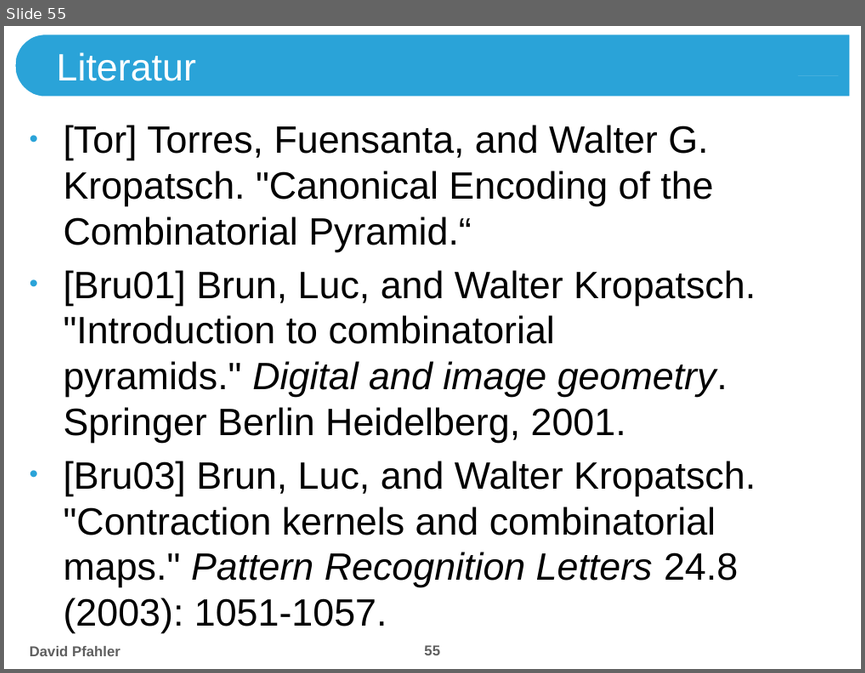
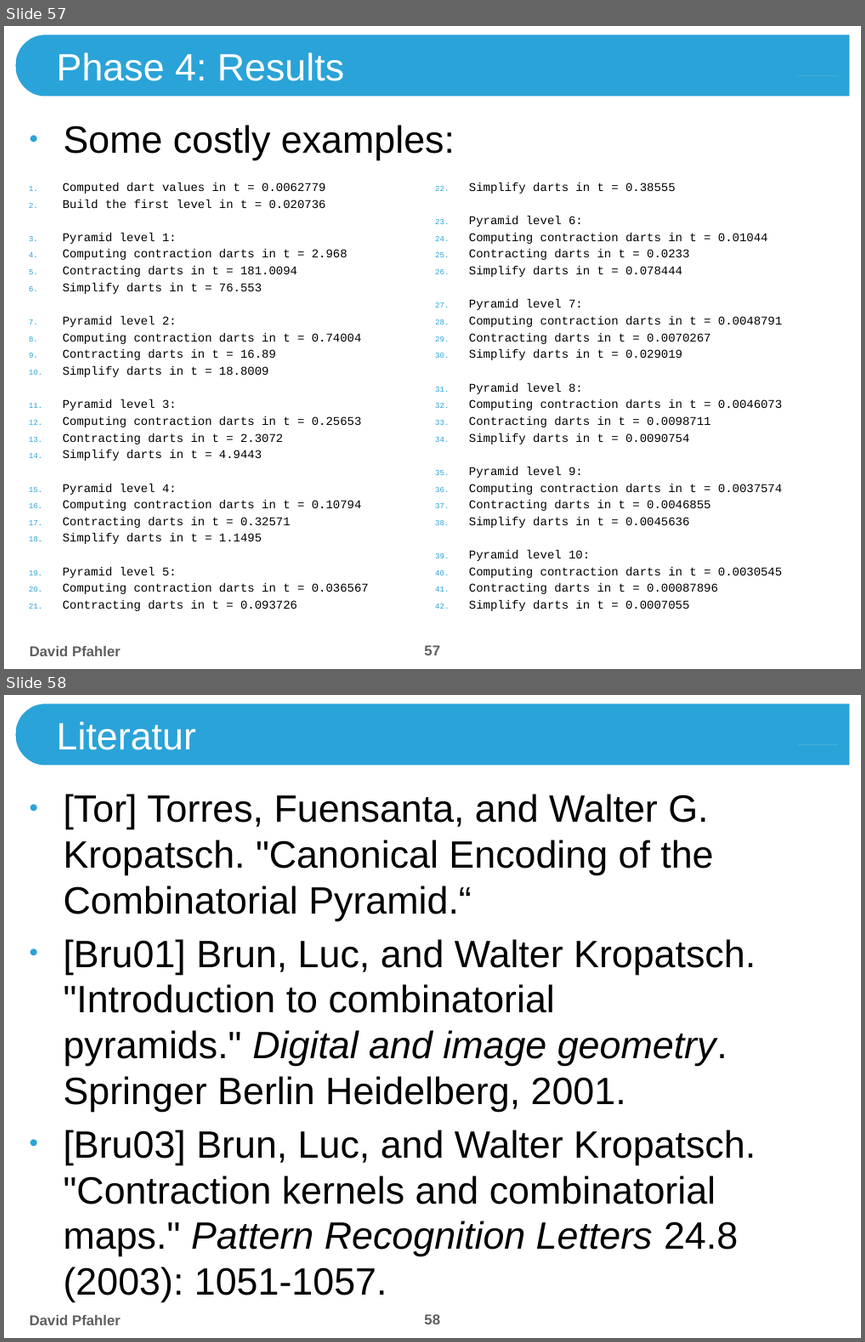
Before and after one commit to theShmoo/CombiPyr-ImSeg, a slide deck: doc/Combinatorial Pyramids.pptx. Shown one above the other, each under a label of ours: slide 55 before the commit, slides 57 and 58 after it. The pictures are 865x673 and 865x1342 pixels, drawn with LibreOffice and Linux fonts; fonts in the diff are those of the drawing; background and template pictures are left out. Boxes give left, top, right and bottom in pixels: in the first picture for what was removed or moved away, otherwise in the second. Text is boxed around its words. In the diff, an @@ line names an element or a change of style, - is before the commit and + after.

```diff
--- a/doc/Combinatorial Pyramids.pptx
+++ b/doc/Combinatorial Pyramids.pptx
@@ slide 57 added at <box>4,26,861,669</box>, background #FFFFFF; not listed: 2 template elements that a slide beside it also shows @@
@@ title added at <box>57,52,344,81</box>, 32 pt, text #FFFFFF @@
+Phase 4: Results
@@ text added at <box>64,125,454,160</box>, 32 pt, text #000000 @@
+• Some costly examples:
@@ text added at <box>63,182,782,611</box>, 10 pt, text #000000 @@
+1. Computed dart values in t = 0.0062779
+2. Build the first level in t = 0.020736
+3. Pyramid level 1:
+4. Computing contraction darts in t = 2.968
+5. Contracting darts in t = 181.0094
+6. Simplify darts in t = 76.553
+7. Pyramid level 2:
+8. Computing contraction darts in t = 0.74004
+9. Contracting darts in t = 16.89
+10. Simplify darts in t = 18.8009
+11. Pyramid level 3:
+12. Computing contraction darts in t = 0.25653
+13. Contracting darts in t = 2.3072
+14. Simplify darts in t = 4.9443
+15. Pyramid level 4:
+16. Computing contraction darts in t = 0.10794
+17. Contracting darts in t = 0.32571
+18. Simplify darts in t = 1.1495
+19. Pyramid level 5:
+20. Computing contraction darts in t = 0.036567
+21. Contracting darts in t = 0.093726
+22. Simplify darts in t = 0.38555
+23. Pyramid level 6:
+24. Computing contraction darts in t = 0.01044
+25. Contracting darts in t = 0.0233
+26. Simplify darts in t = 0.078444
+27. Pyramid level 7:
+28. Computing contraction darts in t = 0.0048791
+29. Contracting darts in t = 0.0070267
+30. Simplify darts in t = 0.029019
+31. Pyramid level 8:
+32. Computing contraction darts in t = 0.0046073
+33. Contracting darts in t = 0.0098711
+34. Simplify darts in t = 0.0090754
+35. Pyramid level 9:
+36. Computing contraction darts in t = 0.0037574
+37. Contracting darts in t = 0.0046855
+38. Simplify darts in t = 0.0045636
+39. Pyramid level 10:
+40. Computing contraction darts in t = 0.0030545
+41. Contracting darts in t = 0.00087896
+42. Simplify darts in t = 0.0007055
@@ text added at <box>30,646,120,656</box>, 12 pt, text #5F5F5F, bold @@
+David Pfahler
@@ page number added at <box>424,645,440,655</box>, 12 pt, text #5F5F5F, bold @@
+57
@@ what was slide 55 is now slide 58 @@
```
Also in this commit, not shown: 1 slide changed, 3 other slides added, 1 slide removed, 1 other file.
